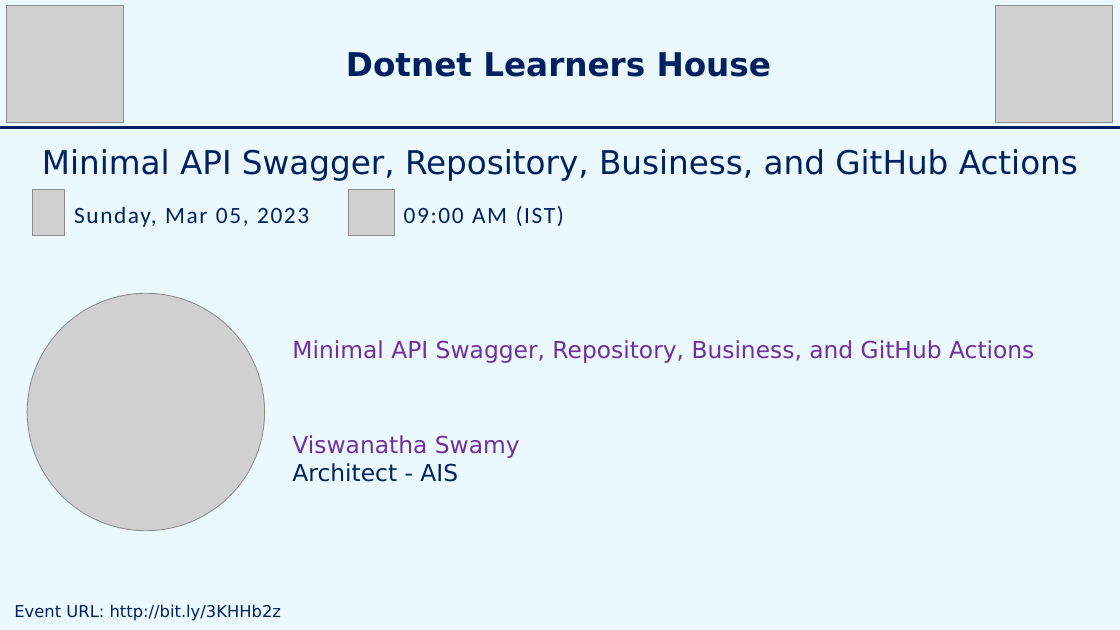
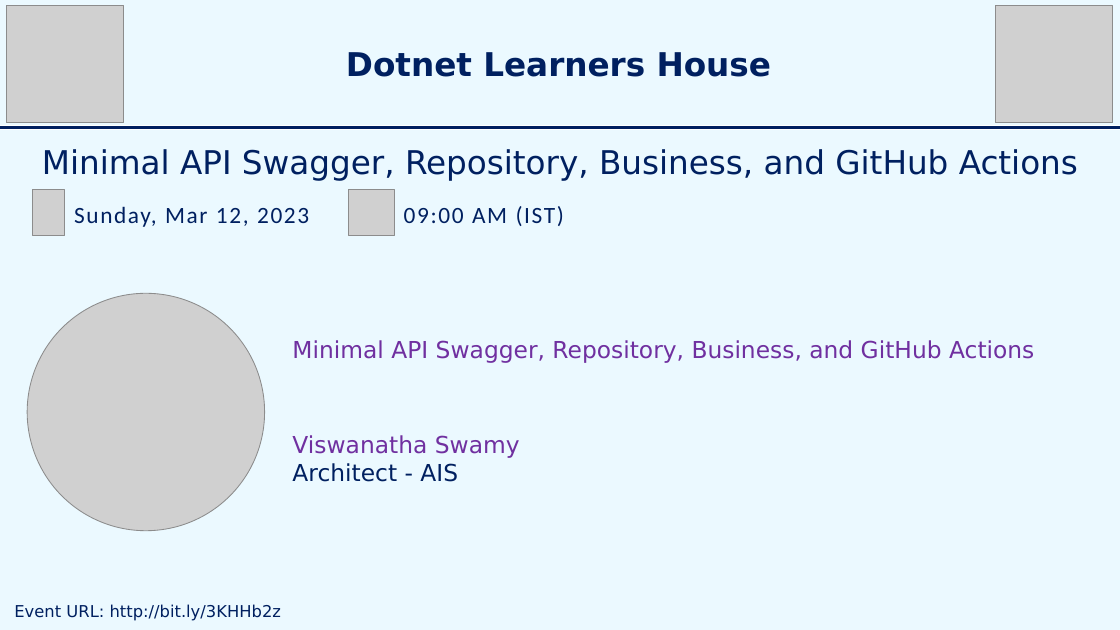
Before and after one commit to vishipayyallore/speaker-series-2023, a slide deck: slide 3 of TechTalk.pptx. Drawn at 1120x630 pixels with LibreOffice and Linux fonts; fonts in the diff are those of the drawing; grey boxes stand for pictures. Boxes give left, top, right and bottom in pixels: in the first picture for what was removed or moved away, otherwise in the second. Text is boxed around its words. In the diff, an @@ line names an element or a change of style, - is before the commit and + after.

```diff
--- a/TechTalk.pptx
+++ b/TechTalk.pptx
@@ text at <box>74,206,309,227</box>: text changed @@
-Sunday, Mar 05, 2023
+Sunday, Mar 12, 2023
```
Also in this commit, not shown: 2 other files.
